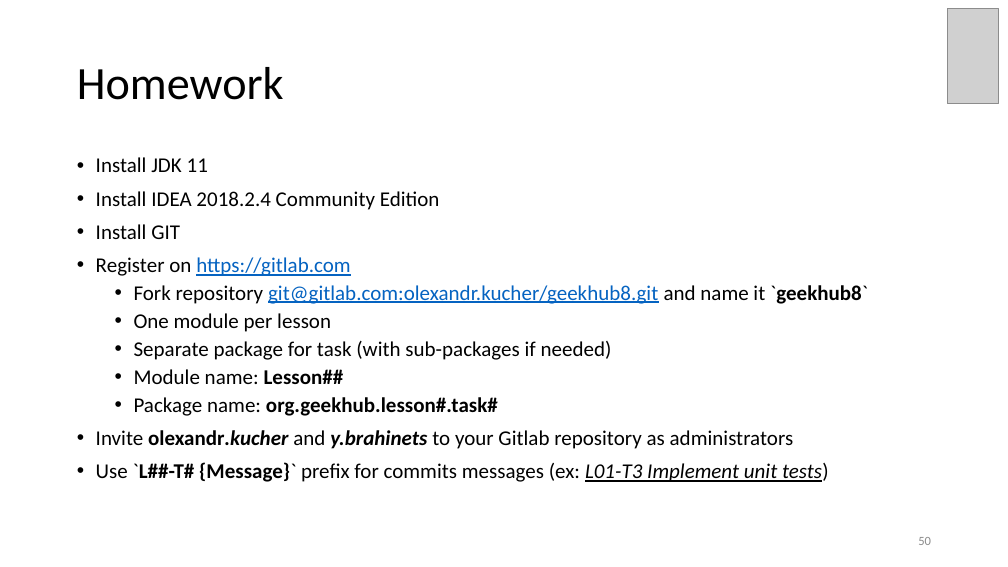
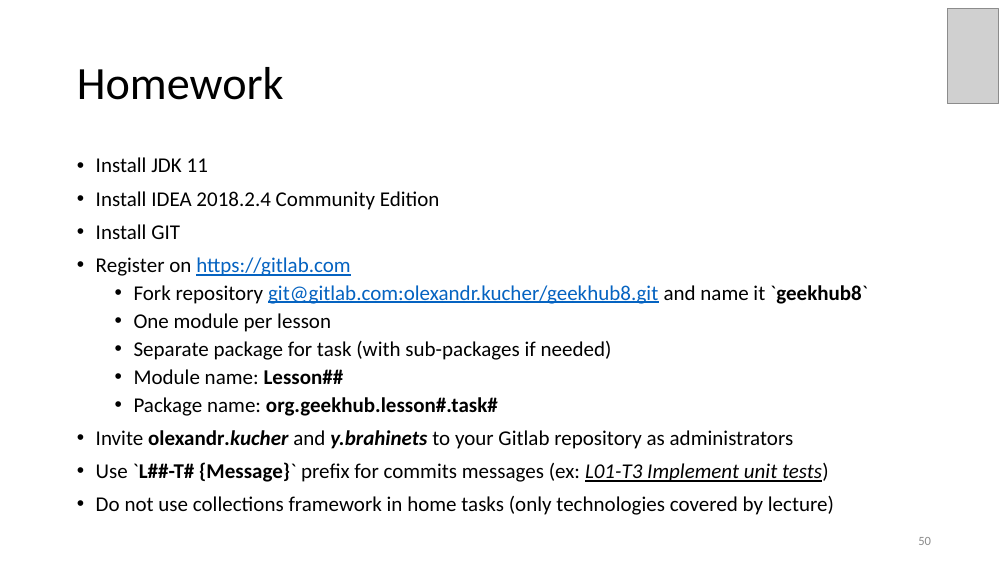
Before and after one commit to brahinets/GeekHub-J4W-8, a slide deck: slide 50 of Lectures/Lesson 01 - Intro.pptx. Drawn at 1008x567 pixels with LibreOffice and Linux fonts; fonts in the diff are those of the drawing; grey boxes stand for pictures. Boxes give left, top, right and bottom in pixels: in the first picture for what was removed or moved away, otherwise in the second. Text is boxed around its words. In the diff, an @@ line names an element or a change of style, - is before the commit and + after.

Commit message:
Restrict usage of collections framework

```diff
--- a/Lectures/Lesson 01 - Intro.pptx
+++ b/Lectures/Lesson 01 - Intro.pptx
@@ text at (96,496,834,515): paragraph added @@
+• Do not use collections framework in home tasks (only technologies covered by lecture)
```
